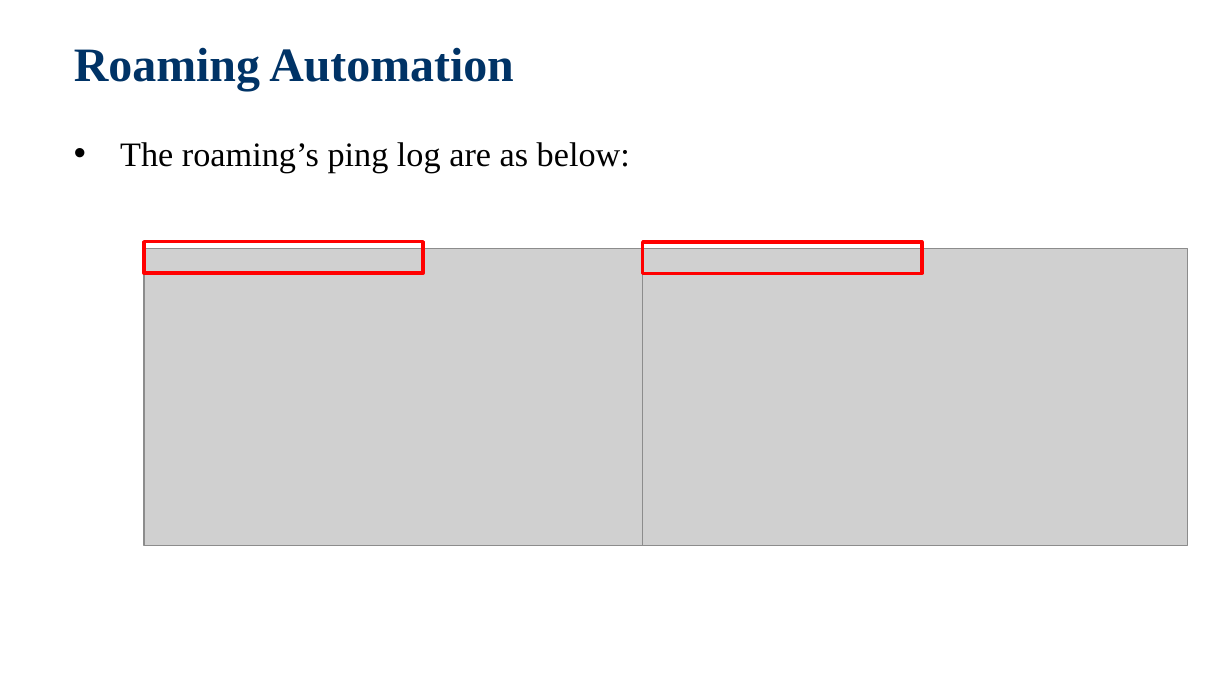
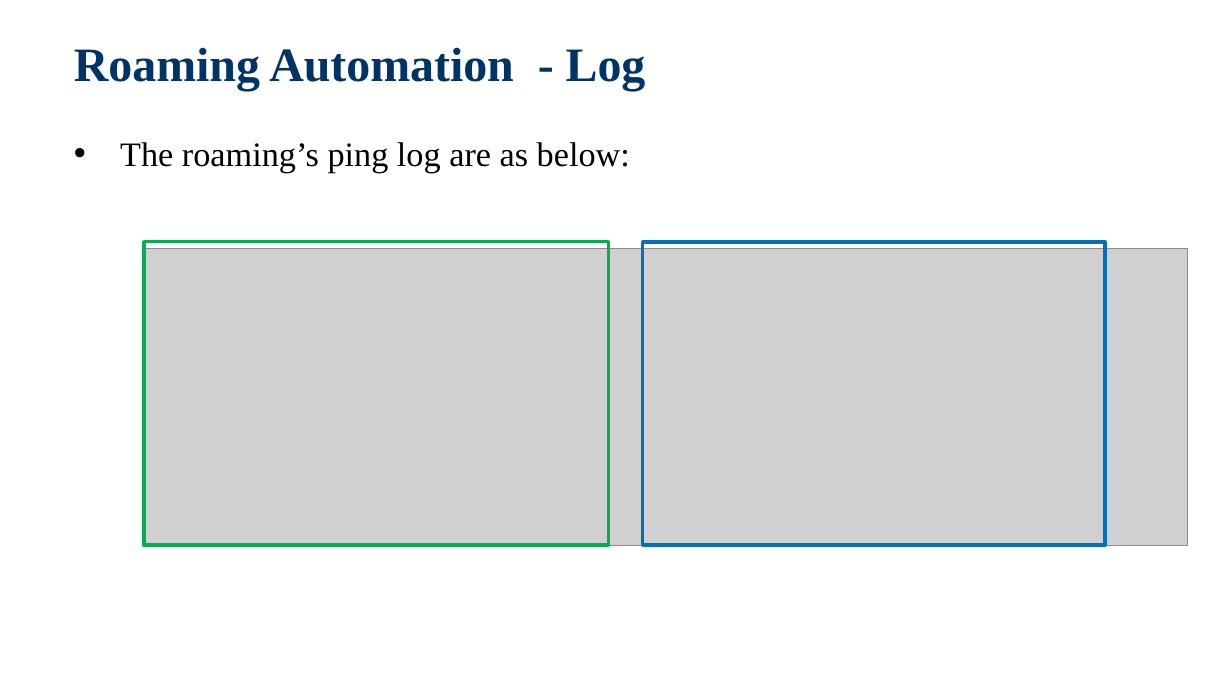
Before and after one commit to jackiejay888/automation, a slide deck: slide 6 of kpi/Automation Testing_Demo/Automation Testing_20200311.pptx (slide 7 before the commit). Drawn at 1232x693 pixels with LibreOffice and Linux fonts; fonts in the diff are those of the drawing; grey boxes stand for pictures; background and template pictures are left out. Boxes give left, top, right and bottom in pixels: in the first picture for what was removed or moved away, otherwise in the second. Text is boxed around its words. In the diff, an @@ line names an element or a change of style, - is before the commit and + after.

Commit message:
Modify the Automation Testing_Demo

```diff
--- a/kpi/Automation Testing_Demo/Automation Testing_20200311.pptx
+++ b/kpi/Automation Testing_Demo/Automation Testing_20200311.pptx
@@ title at (74, 47, 646, 91): text changed @@
-Roaming Automation
+Roaming Automation - Log
@@ rectangle: place and size @@
-rectangle at (144, 241, 424, 274)
+rectangle at (144, 241, 609, 545)
@@ rectangle at (144, 241, 609, 545): outline #FF0000 2 pt to #00B050 2 pt @@
@@ rectangle: place and size @@
-rectangle at (643, 241, 923, 274)
+rectangle at (643, 241, 1105, 545)
@@ rectangle at (643, 241, 1105, 545): outline #FF0000 2 pt to #0070C0 2 pt @@
```
Also in this commit, not shown: 14 other slides changed, 1 slide removed.
